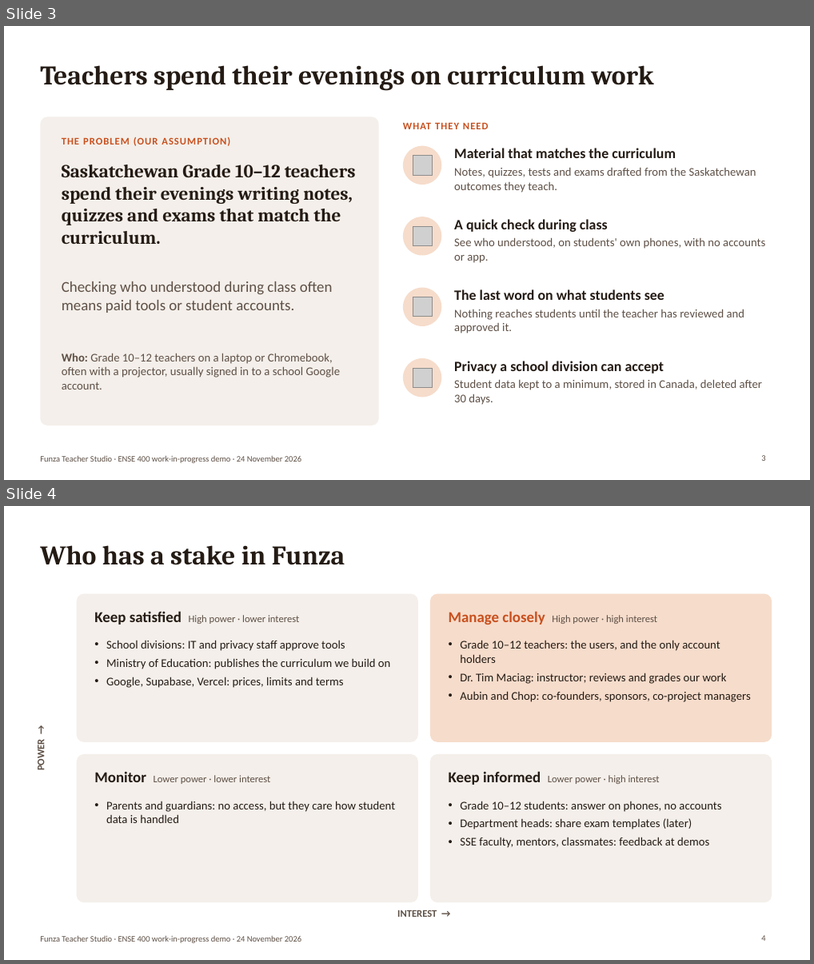
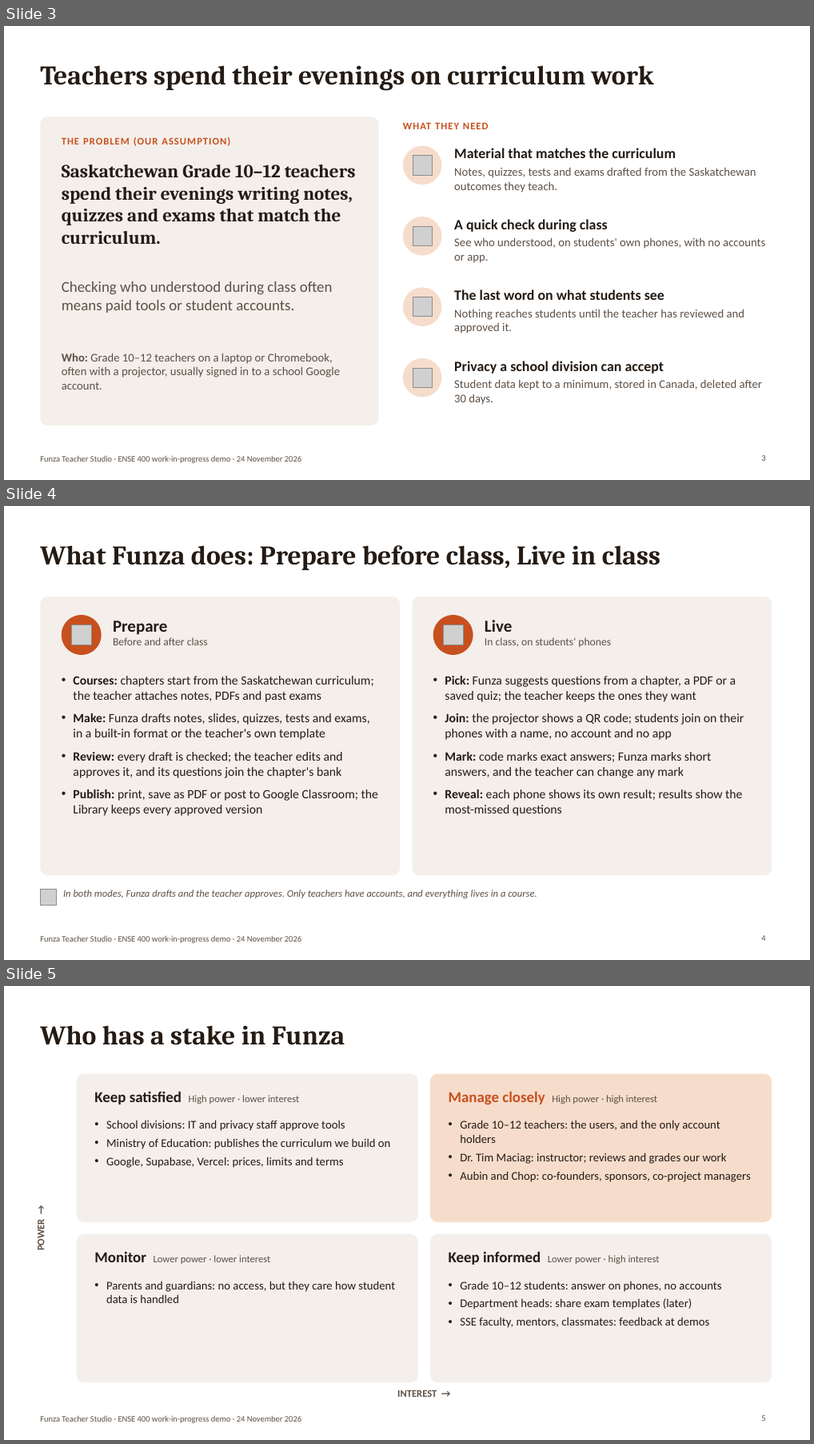
Before and after one commit to Binborg1/Final-2027, a slide deck: docs/06_presentations/01_work_in_progress_demo/01_work_in_progress_demo.pptx. Shown one above the other, each under a label of ours: slides 3 and 4 before the commit, slides 3, 4 and 5 after it. The pictures are 814x964 and 814x1444 pixels, drawn with LibreOffice and Linux fonts; fonts in the diff are those of the drawing; grey boxes stand for pictures. Boxes give left, top, right and bottom in pixels: in the first picture for what was removed or moved away, otherwise in the second. Text is boxed around its words. In the diff, an @@ line names an element or a change of style, - is before the commit and + after.

Commit message:
teacher studio 1

```diff
--- a/docs/06_presentations/01_work_in_progress_demo/01_work_in_progress_demo.pptx
+++ b/docs/06_presentations/01_work_in_progress_demo/01_work_in_progress_demo.pptx
@@ slide 4 added at [4,506,810,960], background #FFFFFF; not listed: 1 template element that a slide beside it also shows @@
@@ title added at [40,545,661,570], 32 pt, text #241B14, bold @@
+What Funza does: Prepare before class, Live in class
@@ rounded rectangle added at [40,596,400,875], fill #F4EFEA @@
@@ rounded rectangle added at [412,596,772,875], fill #F4EFEA @@
@@ ellipse added at [62,615,102,655], fill #C8501E @@
@@ picture added at [71,625,91,645] @@
@@ text added at [113,620,208,645], 13 pt, text #5E5046 @@
+Prepare
+Before and after class
@@ ellipse added at [434,615,474,655], fill #C8501E @@
@@ picture added at [443,625,463,645] @@
@@ text added at [485,620,611,647], 13 pt, text #5E5046 @@
+Live
+In class, on students' phones
@@ text added at [73,676,378,816], 15 pt, text #241B14 @@
+• Courses: chapters start from the Saskatchewan curriculum; the teacher attaches notes, PDFs and past exams
+• Make: Funza drafts notes, slides, quizzes, tests and exams, in a built-in format or the teacher's own template
+• Review: every draft is checked; the teacher edits and approves it, and its questions join the chapter's bank
+• Publish: print, save as PDF or post to Google Classroom; the Library keeps every approved version
@@ text added at [445,676,744,816], 15 pt, text #241B14 @@
+• Pick: Funza suggests questions from a chapter, a PDF or a saved quiz; the teacher keeps the ones they want
+• Join: the projector shows a QR code; students join on their phones with a name, no account and no app
+• Mark: code marks exact answers; Funza marks short answers, and the teacher can change any mark
+• Reveal: each phone shows its own result; results show the most-missed questions
@@ picture added at [40,889,56,904] @@
@@ text added at [63,889,537,898], 12 pt, text #5E5046, italic @@
+In both modes, Funza drafts and the teacher approves. Only teachers have accounts, and everything lives in a course.
@@ page number added at [762,935,766,940], 10 pt, text #5E5046 @@
+4
@@ what was slide 4 is now slide 5 @@
@@ page number at [762,1415,766,1420]: text changed @@
-4
+5
```
Also in this commit, not shown: 4 slides changed, 3 other files.
